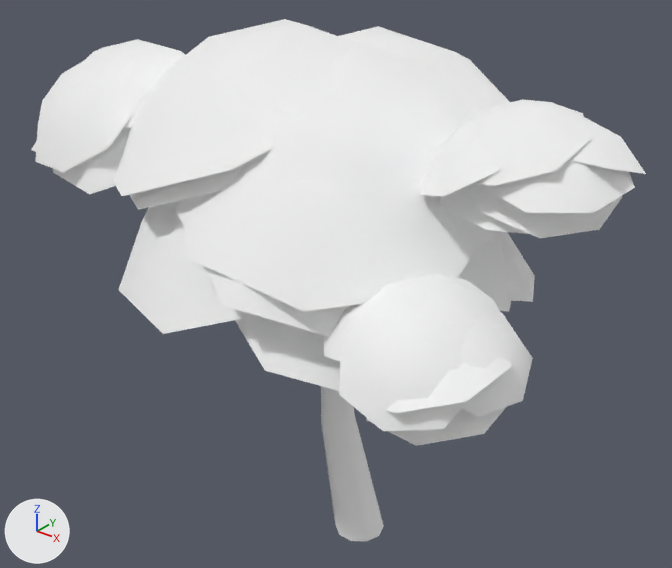
An edit to the glTF model frontend/static/game_assets/trees/tree_5.glb, drawn before and after from the same camera.
The view is the same before and after, from a camera (50 mm lens) standing at (5.7, -7.52, 8.1) and looking at (-0.4, 0.11, 3.37). The axes (+X, +Y, +Z) are drawn at lower left. The lights are the same throughout.

In view in the first picture: 'Tree_5'.
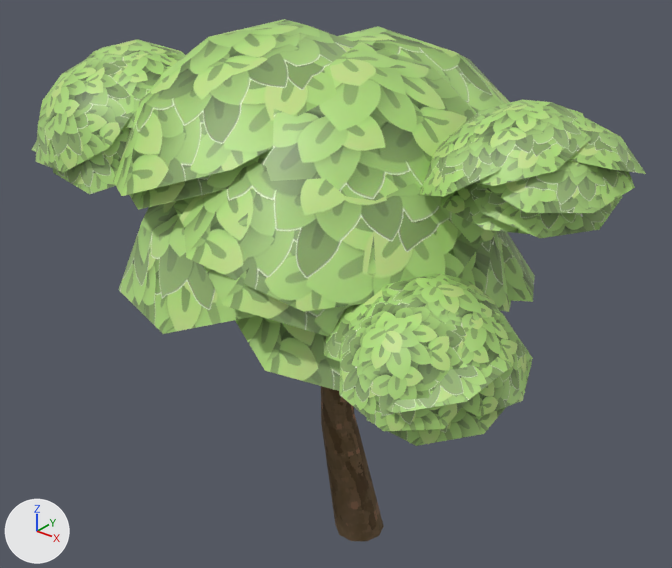
Patch to the scene script:
```diff
--- a/frontend/static/game_assets/trees/tree_5.glb.py
+++ b/frontend/static/game_assets/trees/tree_5.glb.py
@@ img_tree_leaves @@
+img_tree_leaves = load_image('Tree_Leaves', '_unpacked/Tree_Leaves', 512, 512, 'sRGB')
@@ img_tree_bark @@
+img_tree_bark = load_image('Tree_Bark', '_unpacked/Tree_Bark', 768, 768, 'sRGB')
@@ mat_bark @@
 mat_bark = principled_material('Bark')
-mat_bark.base_color = (1.0, 1.0, 1.0)  # white #ffffff
+mat_bark.texture = img_tree_bark
 mat_bark.roughness = 1.0
@@ mat_tree_leaves @@
 mat_tree_leaves = principled_material('Tree_Leaves')
-mat_tree_leaves.base_color = (1.0, 1.0, 1.0)  # white #ffffff
-mat_tree_leaves.metallic = 1.0
-mat_tree_leaves.roughness = 1.0
+mat_tree_leaves.texture = img_tree_leaves
```

Boxes [x1, y1, x2, y2] around the edits, measured in the pictures (672 x 568 px):
'Tree_5', surface changed (white to green)
    both: [31, 19, 646, 541]
